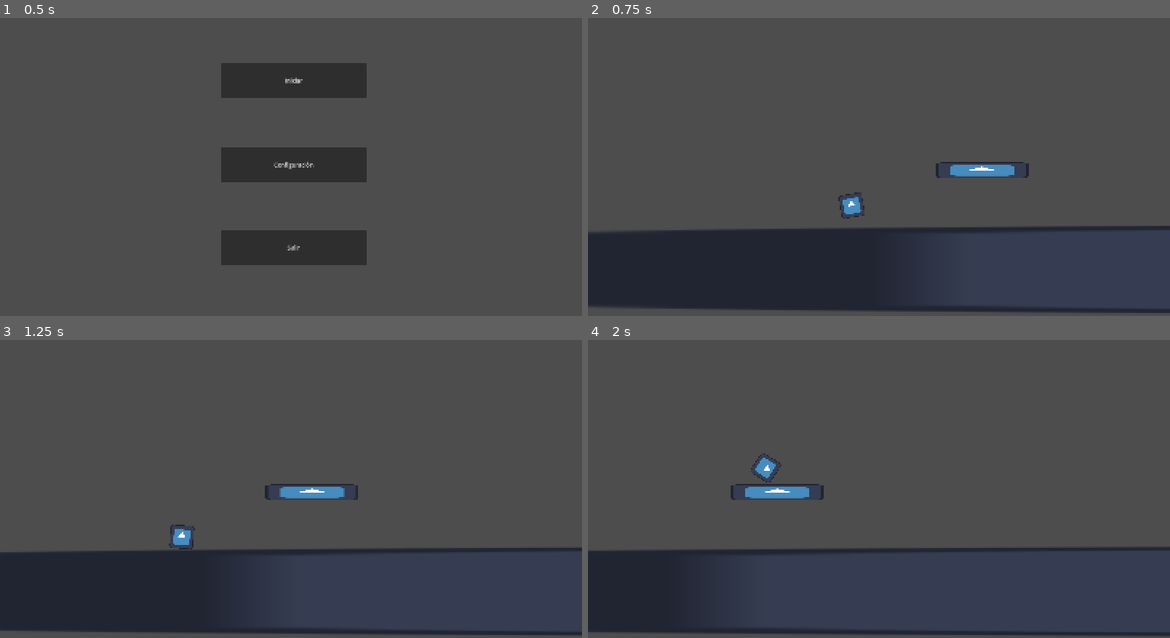
Above: before the commit, frames 1-4 (two rows, left to right).
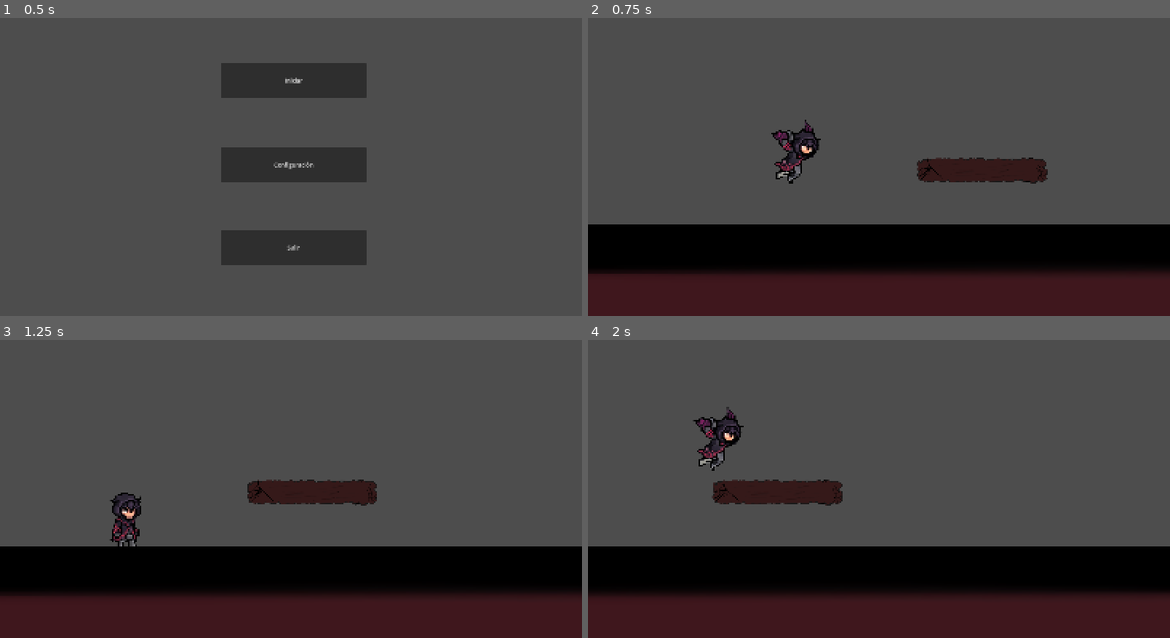
Above: after the commit, the same moments.

Repository: angiea13/FERIA-GAMER-2026-30
Game: Godot game, scene res://scenes/game.tscn
Two runs of this game, one before a commit and one after it. Both use one fixed random seed, a clock stepped at 60 frames per second and the inputs below. The engine's default icon, where the game draws it, is replaced by a stand-in: a white triangle on a blue panel in a dark square.
Inputs:
- Up to frame 1 (0.5 s): no input
- Up to frame 2 (0.75 s): click "Iniciar" at 0.5 s
- Up to frame 3 (1.25 s): no input
- Up to frame 4 (2 s): hold D (move_right) from 1.28 s (still down); tap W (jump) at 1.35, 1.52, 1.82 s

Frame 1 is identical in both runs. In frame 2, 33% of the frame differs, in the area x 0-100%, y 34-100%; in frame 3, 33%; in frame 4, 33%, in the area x 0-100%, y 22-100%.

Commit message:
style: agregados assets del player y niveles (mínimos)

Diff:
--- a/scenes/level_1.tscn
+++ b/scenes/level_1.tscn
@@ -3,9 +3,14 @@
 [ext_resource type="PackedScene" uid="uid://c8rdism70ldge" path="res://scenes/auto_scroll_level.tscn" id="1_rus8k"]
 [ext_resource type="PackedScene" uid="uid://ctq14dgep25ts" path="res://scenes/plataforma.tscn" id="2_5xbjy"]
 [ext_resource type="PackedScene" uid="uid://1can08s4fxkp" path="res://scenes/player.tscn" id="3_4nkto"]
-[ext_resource type="Texture2D" uid="uid://yogmkirmcm7t" path="res://assets/icon.svg" id="4_5xbjy"]
+[ext_resource type="Texture2D" uid="uid://b6q13yb1kdnnf" path="res://assets/floor.png" id="4_5xbjy"]
 
 [node name="Level1" type="Node2D" unique_id=49675082]
+
+[node name="Floor" type="Sprite2D" parent="." unique_id=791418029]
+position = Vector2(22255, 250)
+scale = Vector2(9.248, 1)
+texture = ExtResource("4_5xbjy")
 
 [node name="AutoScrollLevel" parent="." unique_id=413652132 instance=ExtResource("1_rus8k")]
 
@@ -14,10 +19,5 @@
 scale = Vector2(2, 2)
 
 [node name="Player" parent="." unique_id=1446005476 instance=ExtResource("3_4nkto")]
-position = Vector2(0, -66)
-scale = Vector2(2, 2)
-
-[node name="Icon" type="Sprite2D" parent="." unique_id=1291372081]
-position = Vector2(16262, 122)
-scale = Vector2(267.85934, 1.96875)
-texture = ExtResource("4_5xbjy")
+position = Vector2(-155, -179)
+scale = Vector2(0.5, 0.5)
--- a/scenes/plataforma.tscn
+++ b/scenes/plataforma.tscn
@@ -1,14 +1,14 @@
 [gd_scene format=3 uid="uid://ctq14dgep25ts"]
 
-[ext_resource type="Texture2D" uid="uid://yogmkirmcm7t" path="res://assets/icon.svg" id="1_rkcww"]
+[ext_resource type="Texture2D" uid="uid://writvj33c04c" path="res://assets/platform.png" id="1_rkcww"]
 
 [sub_resource type="RectangleShape2D" id="RectangleShape2D_uii18"]
-size = Vector2(120, 20)
+size = Vector2(166, 26)
 
 [node name="Plataforma" type="StaticBody2D" unique_id=2092135741]
 
 [node name="Sprite2D" type="Sprite2D" parent="." unique_id=1474357706]
-scale = Vector2(1, 0.171875)
+scale = Vector2(0.35999998, 0.35999998)
 texture = ExtResource("1_rkcww")
 
 [node name="CollisionShape2D" type="CollisionShape2D" parent="." unique_id=1392961780]
--- a/scenes/player.tscn
+++ b/scenes/player.tscn
@@ -1,77 +1,160 @@
 [gd_scene format=3 uid="uid://1can08s4fxkp"]
 
-[ext_resource type="Texture2D" uid="uid://yogmkirmcm7t" path="res://assets/icon.svg" id="1_3vyb7"]
 [ext_resource type="Script" uid="uid://doiifpb0pl1w6" path="res://scripts/player.gd" id="1_g2els"]
+[ext_resource type="Texture2D" uid="uid://ddkm4n6254xc7" path="res://assets/falling.png" id="2_qlg0r"]
+[ext_resource type="Texture2D" uid="uid://cbcxi7drpfq5j" path="res://assets/idle.png" id="3_tuyoq"]
+[ext_resource type="Texture2D" uid="uid://7mkvqw5g27b4" path="res://assets/jump.png" id="4_fjrip"]
+[ext_resource type="Texture2D" uid="uid://bemsuu7qyscaq" path="res://assets/moving.png" id="5_smehm"]
 
-[sub_resource type="Animation" id="Animation_g2els"]
-length = 0.001
-tracks/0/type = "value"
-tracks/0/imported = false
-tracks/0/enabled = true
-tracks/0/path = NodePath("Sprite2D:rotation")
-tracks/0/interp = 1
-tracks/0/loop_wrap = true
-tracks/0/keys = {
-"times": PackedFloat32Array(0),
-"transitions": PackedFloat32Array(1),
-"update": 0,
-"values": [0.0]
-}
+[sub_resource type="AtlasTexture" id="AtlasTexture_ur7pv"]
+atlas = ExtResource("2_qlg0r")
+region = Rect2(0, 0, 446, 494)
 
-[sub_resource type="Animation" id="Animation_qhqgy"]
-resource_name = "idle"
-length = 2.0
-loop_mode = 2
-tracks/0/type = "value"
-tracks/0/imported = false
-tracks/0/enabled = true
-tracks/0/path = NodePath("Sprite2D:rotation")
-tracks/0/interp = 1
-tracks/0/loop_wrap = true
-tracks/0/keys = {
-"times": PackedFloat32Array(0, 1, 2),
-"transitions": PackedFloat32Array(1, 1, 1),
-"update": 0,
-"values": [-0.2617994, 0.2617994, -0.2617994]
-}
+[sub_resource type="AtlasTexture" id="AtlasTexture_y4r1p"]
+atlas = ExtResource("2_qlg0r")
+region = Rect2(446, 0, 446, 494)
 
-[sub_resource type="Animation" id="Animation_dqkch"]
-resource_name = "moving"
-length = 2.0
-loop_mode = 1
-tracks/0/type = "value"
-tracks/0/imported = false
-tracks/0/enabled = true
-tracks/0/path = NodePath("Sprite2D:rotation")
-tracks/0/interp = 1
-tracks/0/loop_wrap = true
-tracks/0/keys = {
-"times": PackedFloat32Array(0, 2),
-"transitions": PackedFloat32Array(1, 1),
-"update": 0,
-"values": [0.0, 6.265732]
-}
+[sub_resource type="AtlasTexture" id="AtlasTexture_d2wvv"]
+atlas = ExtResource("2_qlg0r")
+region = Rect2(892, 0, 446, 494)
 
-[sub_resource type="AnimationLibrary" id="AnimationLibrary_qlg0r"]
-_data = {
-&"RESET": SubResource("Animation_g2els"),
-&"idle": SubResource("Animation_qhqgy"),
-&"moving": SubResource("Animation_dqkch")
-}
+[sub_resource type="AtlasTexture" id="AtlasTexture_3v2ag"]
+atlas = ExtResource("3_tuyoq")
+region = Rect2(0, 0, 275, 350)
 
-[sub_resource type="CircleShape2D" id="CircleShape2D_uii18"]
-radius = 55.278942
+[sub_resource type="AtlasTexture" id="AtlasTexture_jej6c"]
+atlas = ExtResource("3_tuyoq")
+region = Rect2(275, 0, 275, 350)
+
+[sub_resource type="AtlasTexture" id="AtlasTexture_f1ej7"]
+atlas = ExtResource("3_tuyoq")
+region = Rect2(550, 0, 275, 350)
+
+[sub_resource type="AtlasTexture" id="AtlasTexture_oprun"]
+atlas = ExtResource("3_tuyoq")
+region = Rect2(825, 0, 275, 350)
+
+[sub_resource type="AtlasTexture" id="AtlasTexture_a8ls1"]
+atlas = ExtResource("4_fjrip")
+region = Rect2(0, 171, 277, 326)
+
+[sub_resource type="AtlasTexture" id="AtlasTexture_qfm1y"]
+atlas = ExtResource("4_fjrip")
+region = Rect2(369, 0, 369, 334)
+
+[sub_resource type="AtlasTexture" id="AtlasTexture_fulsm"]
+atlas = ExtResource("4_fjrip")
+region = Rect2(780, 135, 329, 362)
+
+[sub_resource type="AtlasTexture" id="AtlasTexture_4r5pv"]
+atlas = ExtResource("5_smehm")
+region = Rect2(0, 0, 258, 350)
+
+[sub_resource type="AtlasTexture" id="AtlasTexture_60mlk"]
+atlas = ExtResource("5_smehm")
+region = Rect2(258, 0, 258, 350)
+
+[sub_resource type="AtlasTexture" id="AtlasTexture_i4ail"]
+atlas = ExtResource("5_smehm")
+region = Rect2(516, 0, 258, 350)
+
+[sub_resource type="AtlasTexture" id="AtlasTexture_a38lo"]
+atlas = ExtResource("5_smehm")
+region = Rect2(840, 0, 299, 350)
+
+[sub_resource type="AtlasTexture" id="AtlasTexture_4ni07"]
+atlas = ExtResource("5_smehm")
+region = Rect2(1139, 0, 299, 350)
+
+[sub_resource type="AtlasTexture" id="AtlasTexture_l71n6"]
+atlas = ExtResource("5_smehm")
+region = Rect2(1438, 0, 299, 350)
+
+[sub_resource type="SpriteFrames" id="SpriteFrames_uii18"]
+animations = [{
+"frames": [{
+"duration": 1.5,
+"texture": SubResource("AtlasTexture_ur7pv")
+}, {
+"duration": 0.6,
+"texture": SubResource("AtlasTexture_y4r1p")
+}, {
+"duration": 1.0,
+"texture": SubResource("AtlasTexture_d2wvv")
+}],
+"loop": 1,
+"name": &"falling",
+"speed": 2.0
+}, {
+"frames": [{
+"duration": 1.0,
+"texture": SubResource("AtlasTexture_3v2ag")
+}, {
+"duration": 1.0,
+"texture": SubResource("AtlasTexture_jej6c")
+}, {
+"duration": 1.0,
+"texture": SubResource("AtlasTexture_f1ej7")
+}, {
+"duration": 1.0,
+"texture": SubResource("AtlasTexture_oprun")
+}],
+"loop": 1,
+"name": &"idle",
+"speed": 3.0
+}, {
+"frames": [{
+"duration": 1.0,
+"texture": SubResource("AtlasTexture_a8ls1")
+}, {
+"duration": 2.0,
+"texture": SubResource("AtlasTexture_qfm1y")
+}, {
+"duration": 1.0,
+"texture": SubResource("AtlasTexture_fulsm")
+}],
+"loop": 1,
+"name": &"jump",
+"speed": 2.0
+}, {
+"frames": [{
+"duration": 1.0,
+"texture": SubResource("AtlasTexture_4r5pv")
+}, {
+"duration": 1.0,
+"texture": SubResource("AtlasTexture_60mlk")
+}, {
+"duration": 1.0,
+"texture": SubResource("AtlasTexture_i4ail")
+}, {
+"duration": 1.0,
+"texture": SubResource("AtlasTexture_a38lo")
+}, {
+"duration": 1.0,
+"texture": SubResource("AtlasTexture_4ni07")
+}, {
+"duration": 1.0,
+"texture": SubResource("AtlasTexture_l71n6")
+}],
+"loop": 1,
+"name": &"moving",
+"speed": 3.0
+}]
+
+[sub_resource type="CapsuleShape2D" id="CapsuleShape2D_qlg0r"]
+radius = 224.49231
+height = 913.7231
 
 [node name="Player" type="CharacterBody2D" unique_id=1446005476]
 script = ExtResource("1_g2els")
 
-[node name="AnimationPlayer" type="AnimationPlayer" parent="." unique_id=1341357810]
-libraries/ = SubResource("AnimationLibrary_qlg0r")
-
-[node name="Sprite2D" type="Sprite2D" parent="." unique_id=1189734859]
-scale = Vector2(0.25390625, 0.25390625)
-texture = ExtResource("1_3vyb7")
+[node name="AnimatedSprite2D" type="AnimatedSprite2D" parent="." unique_id=1069817929]
+sprite_frames = SubResource("SpriteFrames_uii18")
+animation = &"jump"
+autoplay = "idle"
+frame_progress = 0.16573036
 
 [node name="CollisionShape2D" type="CollisionShape2D" parent="." unique_id=1919632315]
+position = Vector2(-5, 32)
 scale = Vector2(0.25390625, 0.25390625)
-shape = SubResource("CircleShape2D_uii18")
+shape = SubResource("CapsuleShape2D_qlg0r")
--- a/scripts/player.gd
+++ b/scripts/player.gd
@@ -1,29 +1,39 @@
 extends CharacterBody2D
 
-
-@onready var animation_player = $AnimationPlayer
+@onready var sprite: AnimatedSprite2D = $AnimatedSprite2D
 
 const SPEED = 500.0
 const JUMP_VELOCITY = -600.0
 
 
 func _physics_process(delta: float) -> void:
-	# Add the gravity.
+	# Gravedad
 	if not is_on_floor():
 		velocity += get_gravity() * delta
 
-	# Handle jump.
+	# Salto
 	if Input.is_action_just_pressed("jump") and is_on_floor():
 		velocity.y = JUMP_VELOCITY
 
-	# Get the input direction and handle the movement/deceleration.
-	# As good practice, you should replace UI actions with custom gameplay actions.
+	# Movimiento horizontal
 	var direction := Input.get_axis("move_left", "move_right")
 	if direction:
 		velocity.x = direction * SPEED
-		animation_player.play("moving")
+		sprite.flip_h = direction < 0
 	else:
 		velocity.x = move_toward(velocity.x, 0, SPEED)
-		animation_player.play("idle")
 
 	move_and_slide()
+	_update_animation(direction)
+
+
+func _update_animation(direction: float) -> void:
+	if not is_on_floor():
+		if velocity.y < 0:
+			sprite.play("jump")
+		else:
+			sprite.play("falling")
+	elif direction:
+		sprite.play("moving")
+	else:
+		sprite.play("idle")
Binary file added: assets/falling.png
Not shown, added: assets/falling.png.import
Binary file added: assets/floor.png
Not shown, added: assets/floor.png.import
Binary file added: assets/idle.png
Not shown, added: assets/idle.png.import
Binary file added: assets/jump.png
Not shown, added: assets/jump.png.import
Binary file added: assets/moving.png
Not shown, added: assets/moving.png.import
Binary file added: assets/platform.png
Not shown, added: assets/platform.png.import
(and 2 more such lines)
